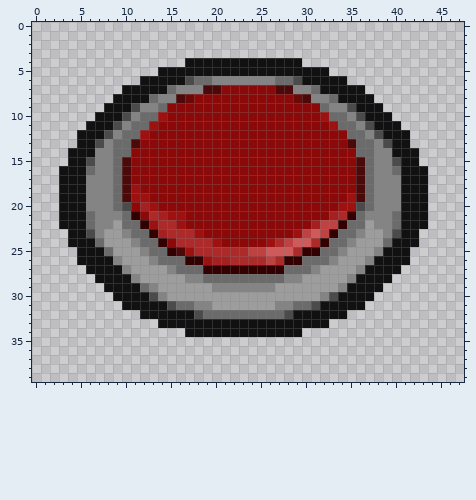
Edited in one commit: pixel-art sprite (assets/chaos/ui/input/start_button2.png). Above: the version before the commit.
The file is 48x40 pixels.
New version:
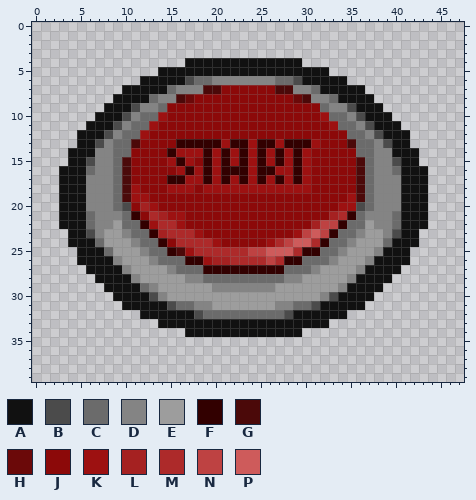
Palette (. is transparent): A #111111  B #4b4b4b  C #6b6b6b  D #848484  E #9d9d9d  F #320000  G #4b0909  H #6b0909  J #8c0909  K #9d1111  L #a52121  M #ad2a2a  N #be4242  P #ce5b5b
Difference:
Colour J becomes colour F in row 13 at x 16 to 20, 22 to 23, 25 to 26 and 28 to 30; in row 14 at x 15, 19, 21, 23, 25, 27 and 29; in row 15 at x 16, 19, 21, 23, 25, 27 and 29; in row 16 at x 17, 19, 21 to 23, 25 to 26 and 29; in row 17 at x 15 to 16, 19, 21, 23, 25, 27 and 29.
Colour J becomes colour K in row 13 at x 21, 24, 27 and 31; in row 14 at x 16 to 18, 20, 22, 24, 26, 28 and 30; in row 15 at x 15, 17, 20, 22, 24, 26, 28 and 30; in row 16 at x 16, 18, 20, 24, 27 to 28 and 30; in row 17 at x 17 to 18, 20, 22, 24, 26, 28 and 30; in row 18 at x 15 to 17 and 19 to 30.
Changed places in both pictures, as pixel boxes (x1, y1, x2, y2):
changed: (167, 139, 320, 193)
